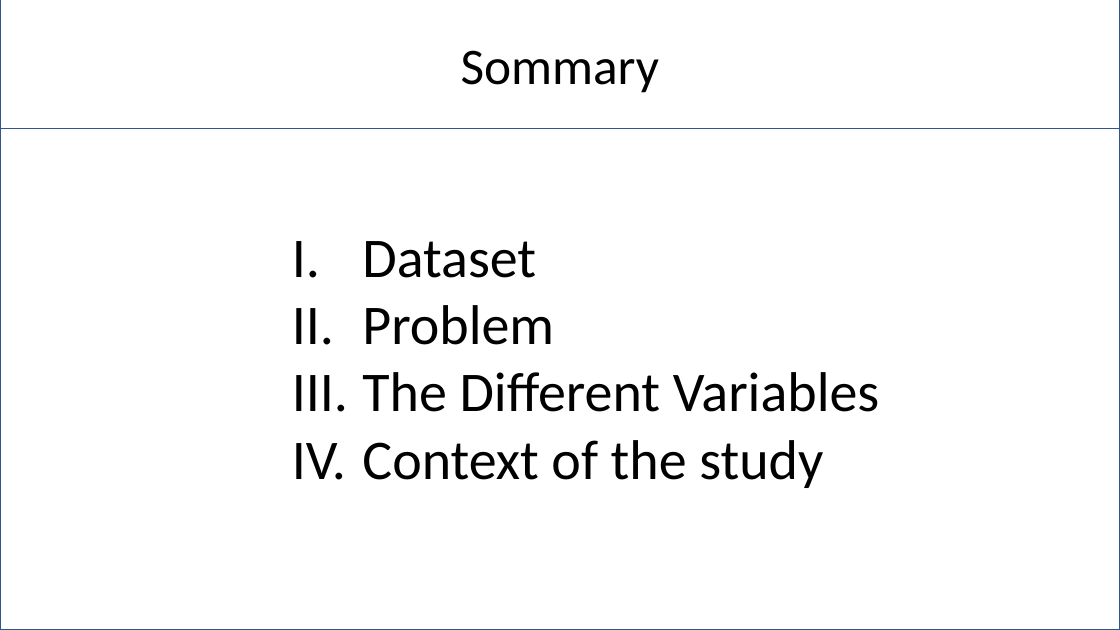
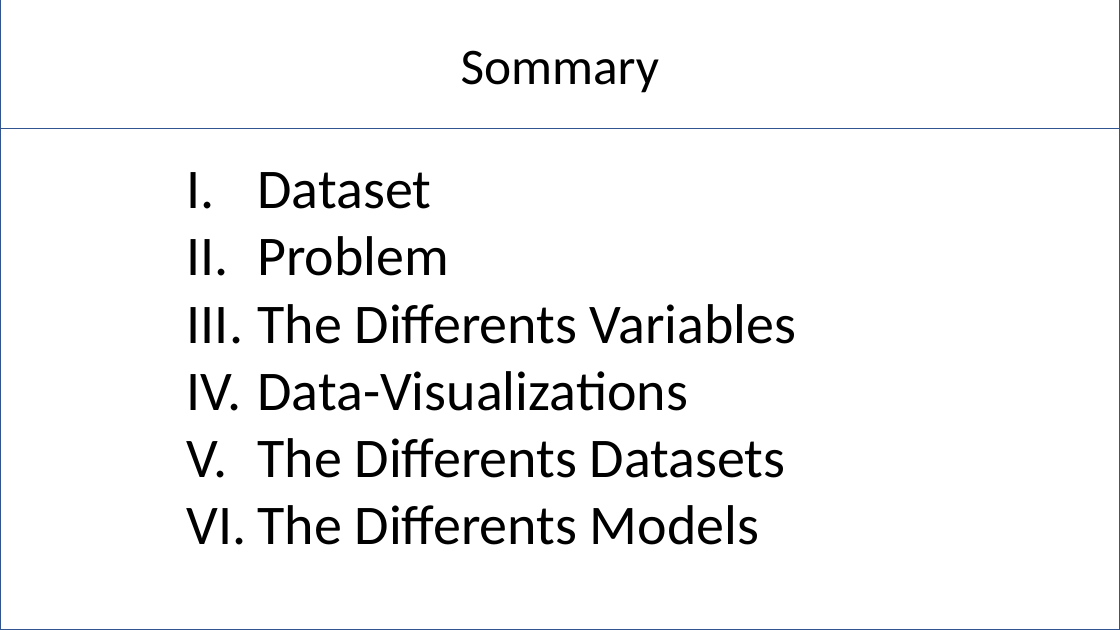
Before and after one commit to Pierre-Portfolio/Seoul-Bike-Sharing, a slide deck: slide 2 of livrable/rapport/SeoulPierreAnthony.pptx. Drawn at 1120x630 pixels with LibreOffice and Linux fonts; fonts in the diff are those of the drawing; background and template pictures are left out. Boxes give left, top, right and bottom in pixels: in the first picture for what was removed or moved away, otherwise in the second. Text is boxed around its words. In the diff, an @@ line names an element or a change of style, - is before the commit and + after.

```diff
--- a/livrable/rapport/SeoulPierreAnthony.pptx
+++ b/livrable/rapport/SeoulPierreAnthony.pptx
@@ text "I.": place and size @@
-text "I." at (292, 241, 348, 480)
+text "I." at (187, 172, 247, 545)
@@ text "Dataset": place and size @@
-text "Dataset" at (362, 241, 880, 488)
+text "Dataset" at (258, 172, 797, 545)
@@ text at (258, 304, 797, 545): text changed @@
-The Different Variables
-Context of the study
+The Differents Variables
+Data-Visualizations
+The Differents Datasets
+The Differents Models
@@ text at (187, 441, 247, 545): paragraphs added @@
+V.
+VI.
```
Also in this commit, not shown: 4 other slides changed, 6 slides added.
